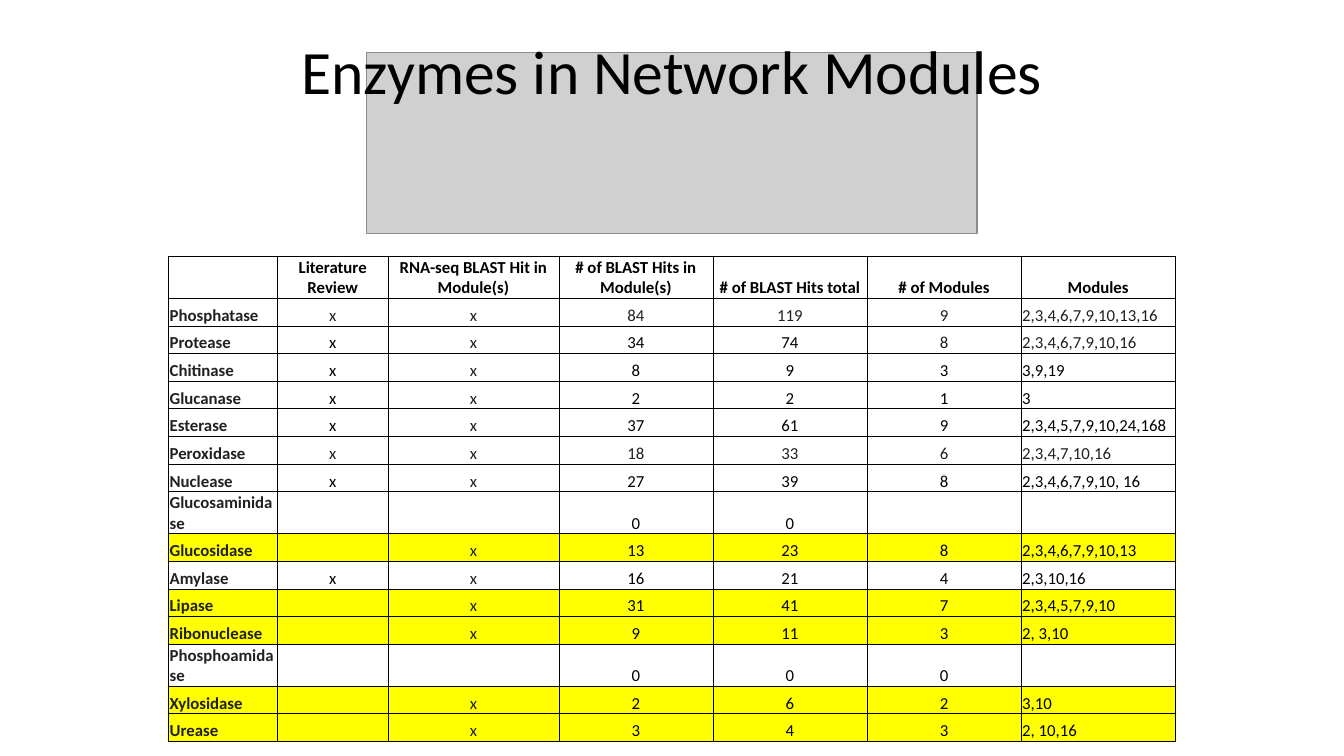
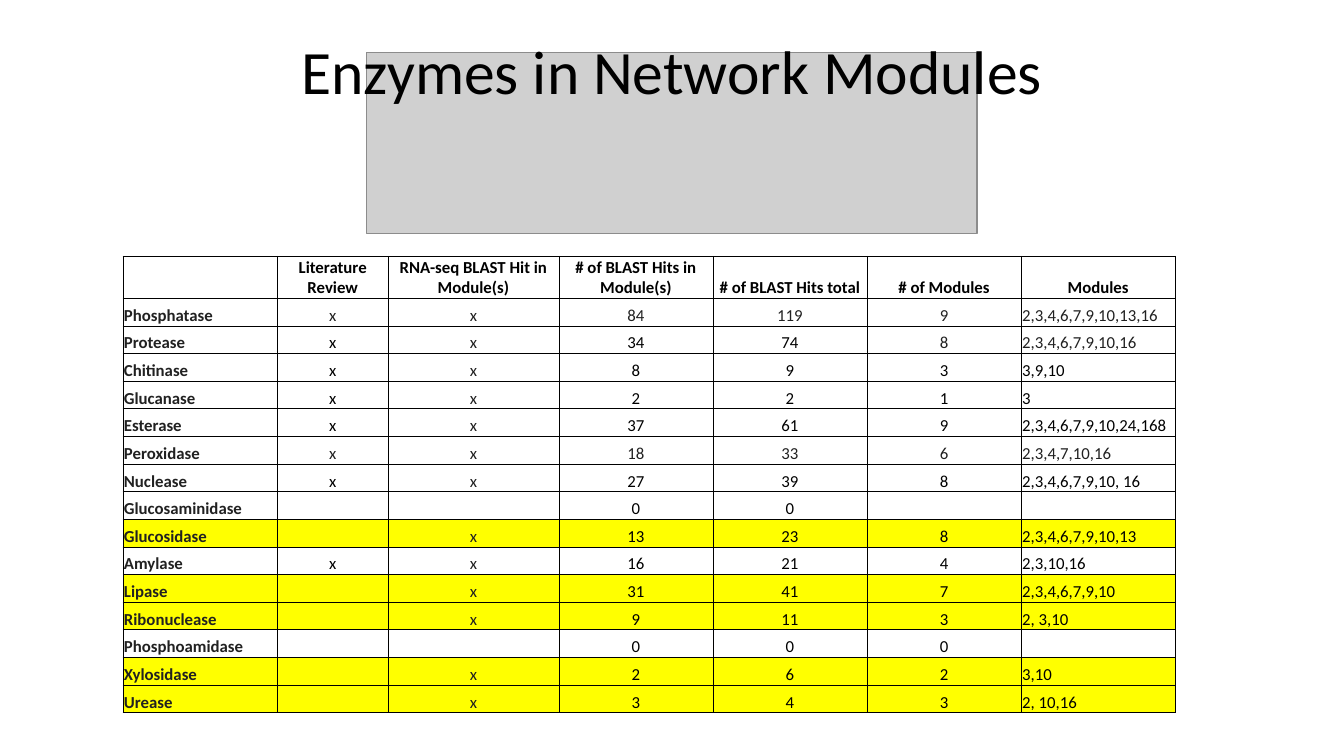
Before and after one commit to mellamosummer/2022VenusFlyTrap, a slide deck: slide 2 of Cleaned_Workflow/Results/GeneCoexpressionAnalysis/PowerpointSlides/EnzymesInModulesVsLiterature.pptx. Drawn at 1344x756 pixels with LibreOffice and Linux fonts; fonts in the diff are those of the drawing; grey boxes stand for pictures. Boxes give left, top, right and bottom in pixels: in the first picture for what was removed or moved away, otherwise in the second. Text is boxed around its words. In the diff, an @@ line names an element or a change of style, - is before the commit and + after.

```diff
--- a/Cleaned_Workflow/Results/GeneCoexpressionAnalysis/PowerpointSlides/EnzymesInModulesVsLiterature.pptx
+++ b/Cleaned_Workflow/Results/GeneCoexpressionAnalysis/PowerpointSlides/EnzymesInModulesVsLiterature.pptx
@@ table at [123, 256, 1177, 714] @@
-row 4, column 7: 3,9,19
+row 4, column 7: 3,9,10
-row 6, column 7: 2,3,4,5,7,9,10,24,168
+row 6, column 7: 2,3,4,6,7,9,10,24,168
-row 12, column 7: 2,3,4,5,7,9,10
+row 12, column 7: 2,3,4,6,7,9,10
@@ table: place and size @@
-table at [168, 256, 1177, 742]
+table at [123, 256, 1177, 714]
```
Also in this commit, not shown: 1 other slide changed, 4 other files.
